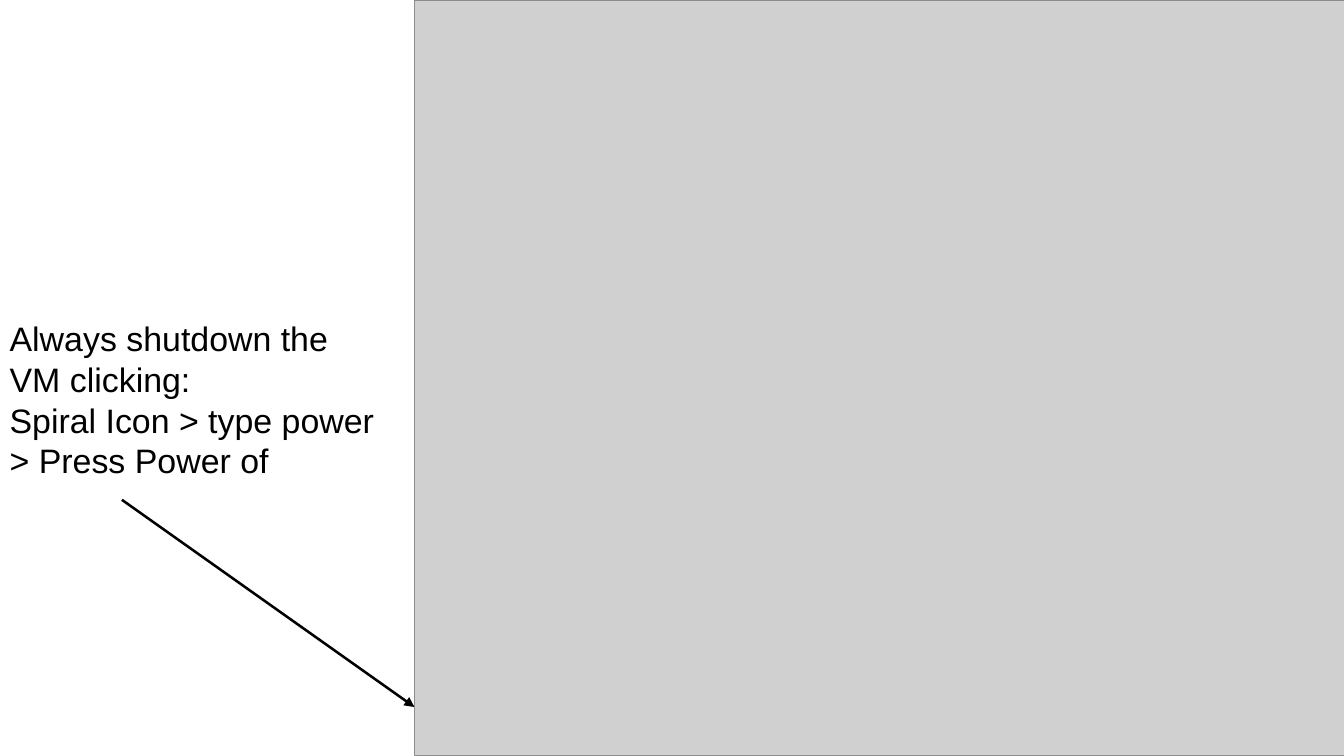
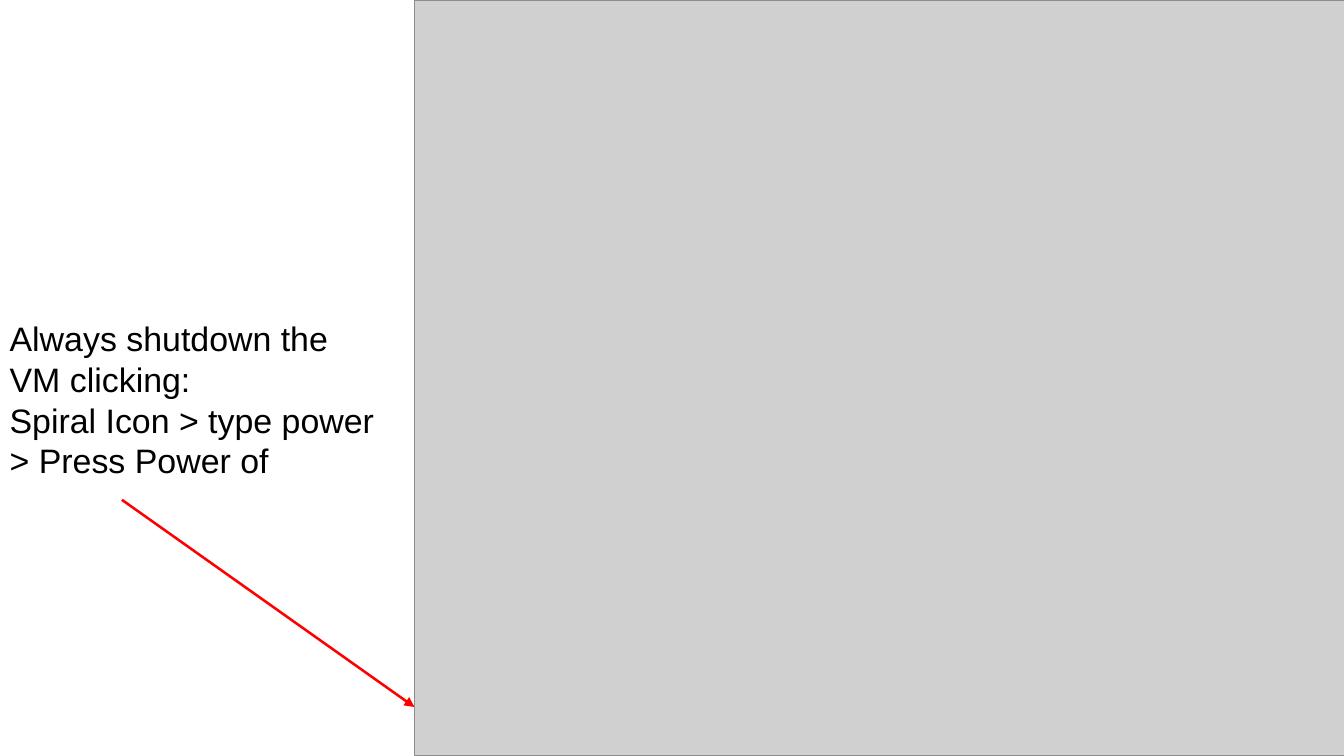
Before and after one commit to selvaje/SE_docs, a slide deck: slide 16 of source/VIRTUALMACHINE/Installation_vm_Ubuntu22.04.odp (slide 20 before the commit). Drawn at 1344x756 pixels with LibreOffice and Linux fonts; fonts in the diff are those of the drawing; grey boxes stand for pictures. Boxes give left, top, right and bottom in pixels: in the first picture for what was removed or moved away, otherwise in the second. Text is boxed around its words. In the diff, an @@ line names an element or a change of style, - is before the commit and + after.

```diff
--- a/source/VIRTUALMACHINE/Installation_vm_Ubuntu22.04.odp
+++ b/source/VIRTUALMACHINE/Installation_vm_Ubuntu22.04.odp
@@ arrow (122, 500) - (415, 707): stroke #000000 1.5 pt to #FF0000 1.5 pt @@
```
Also in this commit, not shown: 9 other slides changed, 4 slides removed, 36 other files.
